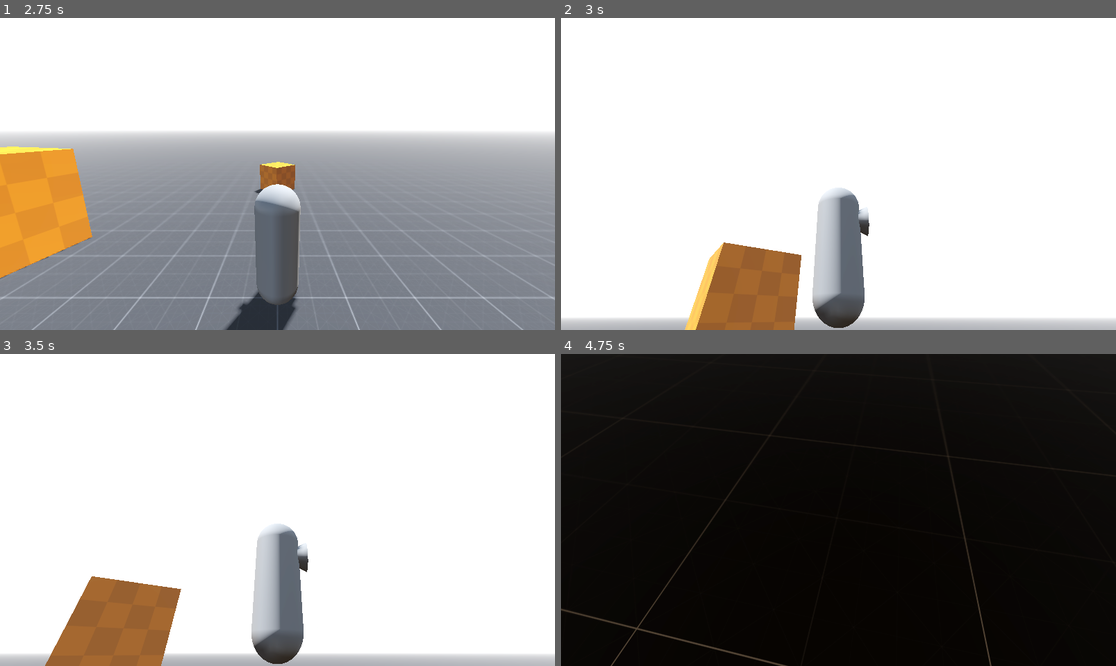
Above: before the commit, frames 1-4 (two rows, left to right).
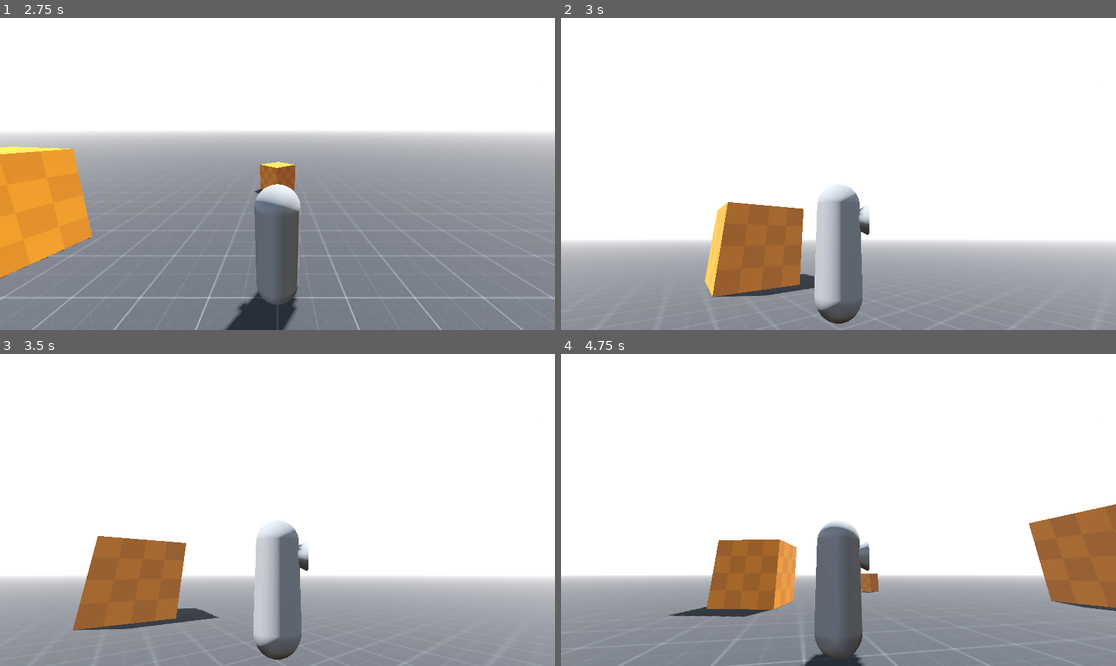
Above: after the commit, the same moments.

Repository: hackenshaw/act-normal
Game: Godot game, scene res://scenes/main.tscn
Two runs of this game, one before a commit and one after it. Both use one fixed random seed, a clock stepped at 60 frames per second and the inputs below.
Inputs (mouse positions are in pixels of both pictures, inside the frame that each line leads up to):
- Up to frame 1 (2.75 s): click (294, 161) at 0.52 s; type "Alex" at 0.6 s; click (305, 186) at 0.75 s; type "12" at 0.83 s; click (271, 195) at 0.98 s; type "12" at 1.07 s; click (305, 195) at 1.27 s; type "12" at 1.35 s; click "Host" at 2 s
- Up to frame 2 (3 s): tap Enter (ui_accept) at 2.75 s; move the mouse to (960, 158) at 2.77 s; hold D (right) from 2.78 s (still down)
- Up to frame 3 (3.5 s): keep holding D (right); tap Enter (ui_accept) at 3.02 s
- Up to frame 4 (4.75 s): move the mouse to (727, 525) at 3.52 s; release D (right) at 3.53 s; hold S (backward) 3.53-4.28 s; tap Enter (ui_accept) at 3.77 s; move the mouse to (894, 441) at 4.27 s; hold D (right) from 4.28 s (still down)

Frame 1 is identical in both runs. In frame 2, 26% of the frame differs, in the area x 0-100%, y 53-100%; in frame 3, 26%; in frame 4, 100%, in the area x 0-100%, y 0-100%.

Commit message:
Limit vertical location to prevent camera flipping

Diff:
--- a/scripts/player.gd
+++ b/scripts/player.gd
@@ -9,13 +9,17 @@
 
 @export var sensitivity_horizontal: float = 0.5
 @export var sensitivity_vertical: float = 0.5
+@export var min_pitch: float = -30.0
+@export var max_pitch: float = 30.0
 
 var pre_auth:int = 666
 
 
-func _ready() -> void:
+func _enter_tree() -> void:
 	set_multiplayer_authority(name.to_int())
 
+
+func _ready() -> void:
 	if not is_multiplayer_authority():
 		camera_3d.queue_free()
 
@@ -26,6 +30,8 @@
 		rotate_y(deg_to_rad(-event.relative.x * sensitivity_horizontal))
 		visuals.rotate_y(deg_to_rad(event.relative.x * sensitivity_horizontal))
 		camera_mount.rotate_x(deg_to_rad(-event.relative.y * sensitivity_vertical))
+		# Clamp the vertical rotation
+		camera_mount.rotation_degrees.x = clamp(camera_mount.rotation_degrees.x, min_pitch, max_pitch)
 
 
 func _physics_process(delta: float) -> void:
